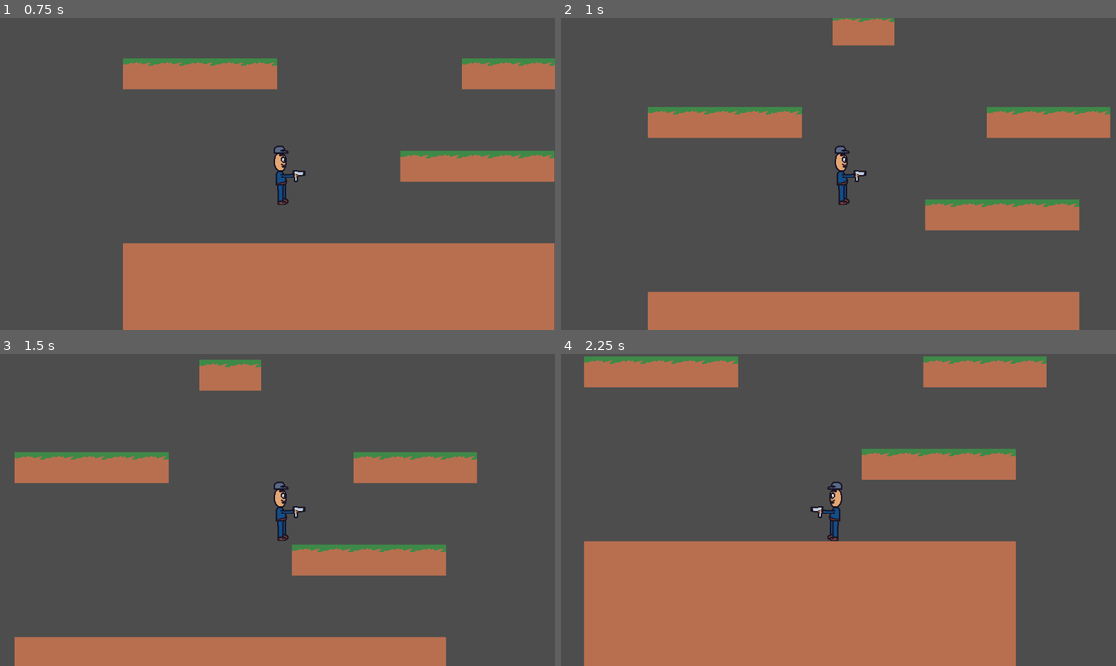
Above: before the commit, frames 1-4 (two rows, left to right).
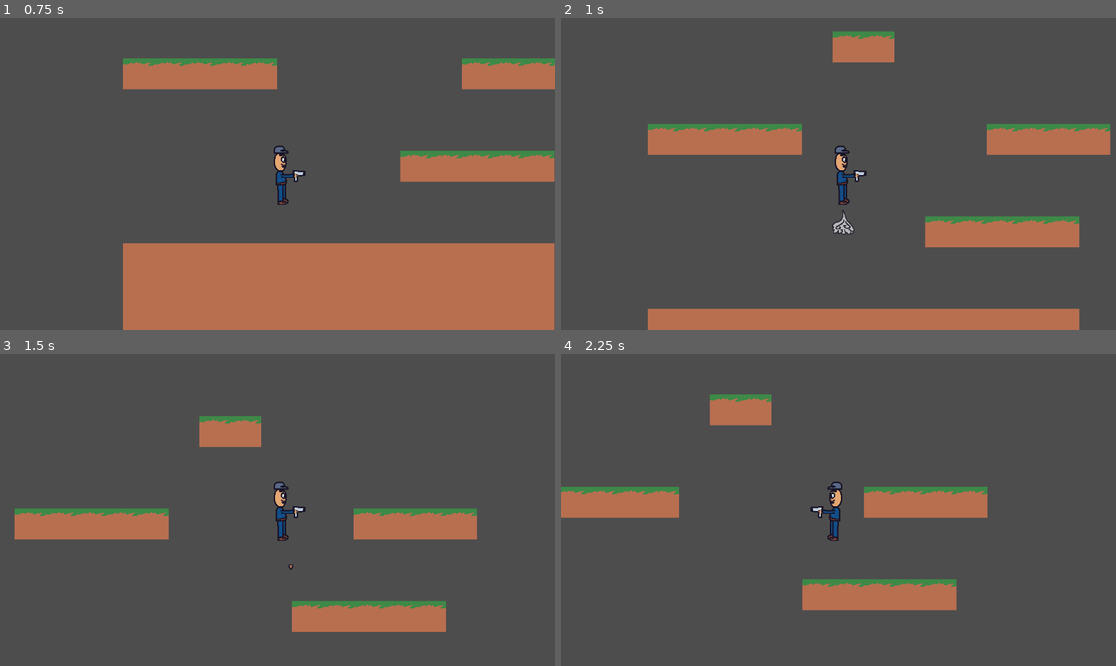
Above: after the commit, the same moments.

Repository: LeoTheG/game-jam-platformer
Game: Godot game, scene res://game.tscn
The game is run twice, just before and just after one commit, with the same random seed, the same clock (stepped at 60 frames per second) and the same inputs.
Inputs (mouse positions are in pixels of both pictures, inside the frame that each line leads up to):
- Up to frame 1 (0.75 s): tap Enter at 0.5 s; move the mouse to (399, 158) at 0.52 s; hold D (right) from 0.53 s (still down); tap Space (jump) at 0.6 s
- Up to frame 2 (1 s): keep holding D (right); tap Space (jump) at 0.77 s
- Up to frame 3 (1.5 s): keep holding D (right); tap Space (jump) at 1.07 s; move the mouse to (166, 525) at 1.27 s; click (166, 525) at 1.35 s
- Up to frame 4 (2.25 s): tap Space (jump) at 1.52, 1.55, 1.82, 2.1 s; move the mouse to (894, 441) at 2.02 s; release D (right) at 2.03 s; hold A (left) from 2.03 s (still down)

Frame 1 is identical in both runs. In frame 2, 16% of the frame differs, in the area x 15-99%, y 0-94%; in frame 3, 25%; in frame 4, 42%, in the area x 0-88%, y 0-100%.

Commit message:
double jump

Diff:
--- a/characters/player.gd
+++ b/characters/player.gd
@@ -3,6 +3,8 @@
 var Bullet = load("res://projectiles/bullet.tscn")
 
 @onready var animatedSprite2D = $AnimatedSprite2D
+@onready var effectsAnimatedSprite2D = $EffectsAnimatedSprite2D
+@onready var effectsAnimationPlayer = $EffectsAnimationPlayer
 
 const SPEED = 300.0
 const JUMP_VELOCITY = -650.0
@@ -17,15 +19,27 @@
 const BULLET_POSITION_RIGHT = Vector2(63, -1)
 const BULLET_POSITION_LEFT = Vector2(-65, -1)
 
+var numTimesJumpedInAir = 0
+const MAX_NUM_TIMES_JUMPED_IN_AIR = 1
+
 
 func _physics_process(delta):
 	# Add the gravity.
 	if not is_on_floor():
 		velocity.y += gravity * delta
+	else:
+		numTimesJumpedInAir = 0
 
 	# Handle Jump.
-	if Input.is_action_just_pressed("jump") and is_on_floor():
+	if (
+		Input.is_action_just_pressed("jump")
+		and (is_on_floor() or numTimesJumpedInAir < MAX_NUM_TIMES_JUMPED_IN_AIR)
+	):
 		velocity.y = JUMP_VELOCITY
+		if not is_on_floor():
+			numTimesJumpedInAir += 1
+			effectsAnimationPlayer.seek(0)
+			effectsAnimationPlayer.play("activate")
 
 	var direction = Input.get_axis("left", "right")
 
@@ -72,18 +86,22 @@
 	var mousePosition = get_global_mouse_position()
 	var playerPosition = get_global_position()
 	var angle = playerPosition.angle_to_point(mousePosition)
-	print("angle is ", angle)
+	# print("angle is ", angle)
 
 	# limit angle based on player's facing direction
 	# prevent shooting behind player
 	if facingDirection == "right":
 		if not (angle > -PI / 2 and angle < PI / 2):
-			return
-		# angle = clamp(angle, -PI / 2, PI / 2)
+			if angle > PI / 2:
+				angle = PI / 2
+			else:
+				angle = -PI / 2
 	elif facingDirection == "left":
 		if not ((angle > PI / 2 and angle < PI) or (angle < -PI / 2 and angle > -PI)):
-			return
-		# angle = clamp(angle, PI / 2, PI)
+			if angle > 0:
+				angle = PI / 2
+			else:
+				angle = -PI / 2
 
 	bullet.set_rotation(angle)
 
--- a/characters/player.tscn
+++ b/characters/player.tscn
@@ -1,8 +1,9 @@
-[gd_scene load_steps=8 format=3 uid="uid://3fgc65u1qa4"]
+[gd_scene load_steps=13 format=3 uid="uid://3fgc65u1qa4"]
 
 [ext_resource type="Script" path="res://characters/player.gd" id="1_iusnv"]
 [ext_resource type="Texture2D" uid="uid://bwi3b6j0ii83t" path="res://sprites/player.png" id="2_0x27y"]
 [ext_resource type="PackedScene" uid="uid://3tfgti4ceioh" path="res://projectiles/bullet.tscn" id="3_ppxme"]
+[ext_resource type="Texture2D" uid="uid://d3vvjljj16qt6" path="res://sprites/effects.png" id="4_10le8"]
 
 [sub_resource type="AtlasTexture" id="AtlasTexture_0ghin"]
 atlas = ExtResource("2_0x27y")
@@ -34,6 +35,54 @@
 [sub_resource type="RectangleShape2D" id="RectangleShape2D_jopvj"]
 size = Vector2(34.5, 123.5)
 
+[sub_resource type="AtlasTexture" id="AtlasTexture_o4p0p"]
+atlas = ExtResource("4_10le8")
+region = Rect2(64, 0, 64, 64)
+
+[sub_resource type="SpriteFrames" id="SpriteFrames_g1kwj"]
+animations = [{
+"frames": [{
+"duration": 1.0,
+"texture": SubResource("AtlasTexture_o4p0p")
+}],
+"loop": true,
+"name": &"default",
+"speed": 5.0
+}]
+
+[sub_resource type="Animation" id="Animation_jbwxm"]
+resource_name = "activate"
+length = 0.5
+tracks/0/type = "value"
+tracks/0/imported = false
+tracks/0/enabled = true
+tracks/0/path = NodePath("EffectsAnimatedSprite2D:position")
+tracks/0/interp = 1
+tracks/0/loop_wrap = true
+tracks/0/keys = {
+"times": PackedFloat32Array(0, 0.5),
+"transitions": PackedFloat32Array(1, 1),
+"update": 0,
+"values": [Vector2(12, 88), Vector2(12, 108)]
+}
+tracks/1/type = "value"
+tracks/1/imported = false
+tracks/1/enabled = true
+tracks/1/path = NodePath("EffectsAnimatedSprite2D:modulate")
+tracks/1/interp = 1
+tracks/1/loop_wrap = true
+tracks/1/keys = {
+"times": PackedFloat32Array(0, 0.5),
+"transitions": PackedFloat32Array(1, 1),
+"update": 0,
+"values": [Color(1, 1, 1, 1), Color(1, 1, 1, 0)]
+}
+
+[sub_resource type="AnimationLibrary" id="AnimationLibrary_ao8qa"]
+_data = {
+"activate": SubResource("Animation_jbwxm")
+}
+
 [node name="Player" type="CharacterBody2D"]
 position = Vector2(5, -78)
 script = ExtResource("1_iusnv")
@@ -51,3 +100,13 @@
 [node name="ExampleBullet" parent="." instance=ExtResource("3_ppxme")]
 visible = false
 position = Vector2(-65, -1)
+
+[node name="EffectsAnimatedSprite2D" type="AnimatedSprite2D" parent="."]
+modulate = Color(1, 1, 1, 0)
+position = Vector2(12, 88)
+sprite_frames = SubResource("SpriteFrames_g1kwj")
+
+[node name="EffectsAnimationPlayer" type="AnimationPlayer" parent="."]
+libraries = {
+"": SubResource("AnimationLibrary_ao8qa")
+}
Binary file added: sprites/effects.ase
Binary file added: sprites/effects.png
Not shown, added: sprites/effects.png.import
Not shown, added: sprites/palette.gpl
